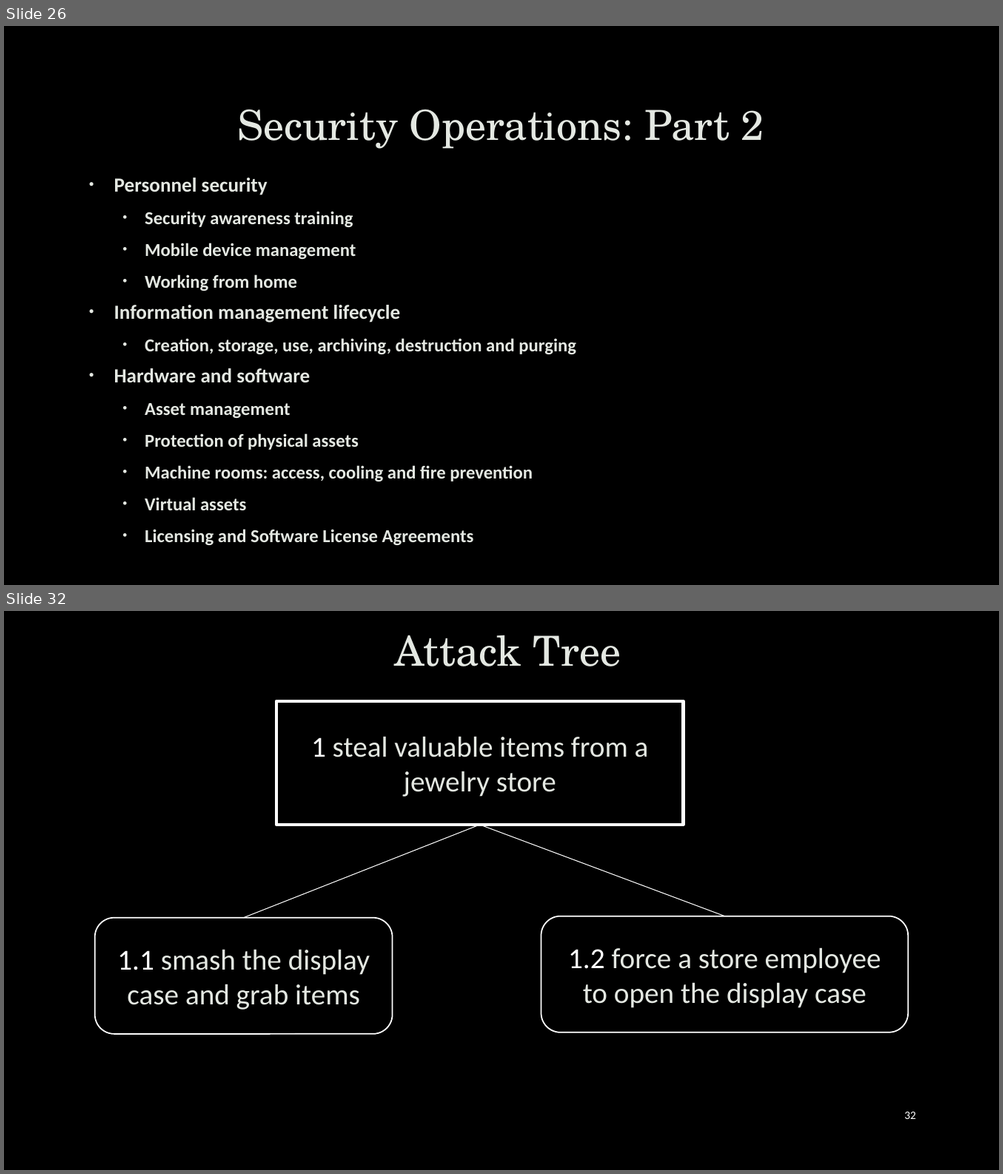
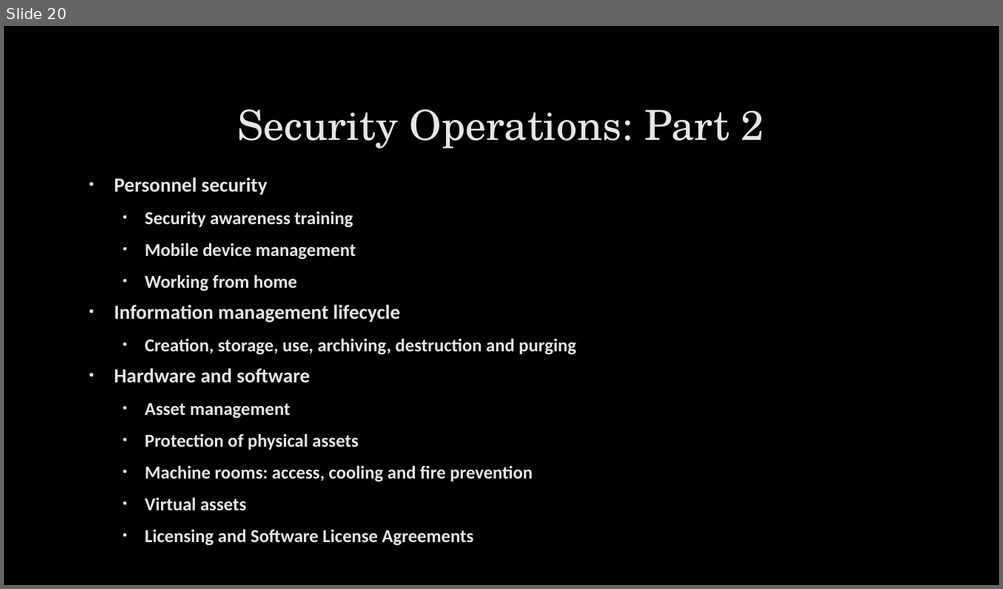
Before and after one commit to robert-mcknight/citx1003, a slide deck: cits1003-lecture_slides/CITS1003-7 Security Management.pptx. Shown one above the other, each under a label of ours: slides 26 and 32 before the commit, slide 20 after it; the slides between them are not shown. The pictures are 1003x1174 and 1003x589 pixels, drawn with LibreOffice and Linux fonts; fonts in the diff are those of the drawing; background and template pictures are left out. Boxes give left, top, right and bottom in pixels: in the first picture for what was removed or moved away, otherwise in the second. Text is boxed around its words. In the diff, an @@ line names an element or a change of style, - is before the commit and + after.

```diff
--- a/cits1003-lecture_slides/CITS1003-7 Security Management.pptx
+++ b/cits1003-lecture_slides/CITS1003-7 Security Management.pptx
@@ slide 32 removed at box(4, 611, 999, 1170), background picture (left out) @@
@@ title removed at box(394, 635, 620, 667) @@
-Attack Tree
@@ rectangle removed at box(276, 701, 683, 825) @@
-1 steal valuable items from a jewelry store
@@ line removed from (480, 825) to (244, 917) @@
@@ line removed from (480, 825) to (725, 916) @@
@@ rounded rectangle removed at box(95, 917, 392, 1034) @@
-1.1 smash the display case and grab items
@@ rounded rectangle removed at box(541, 916, 908, 1033) @@
-1.2 force a store employee to open the display case
@@ page number removed at box(904, 1112, 916, 1119) @@
-32
@@ what was slide 26 is now slide 20 @@
```
Also in this commit, not shown: 4 slides changed, 1 slide added, 22 other slides removed, 8 other files.
